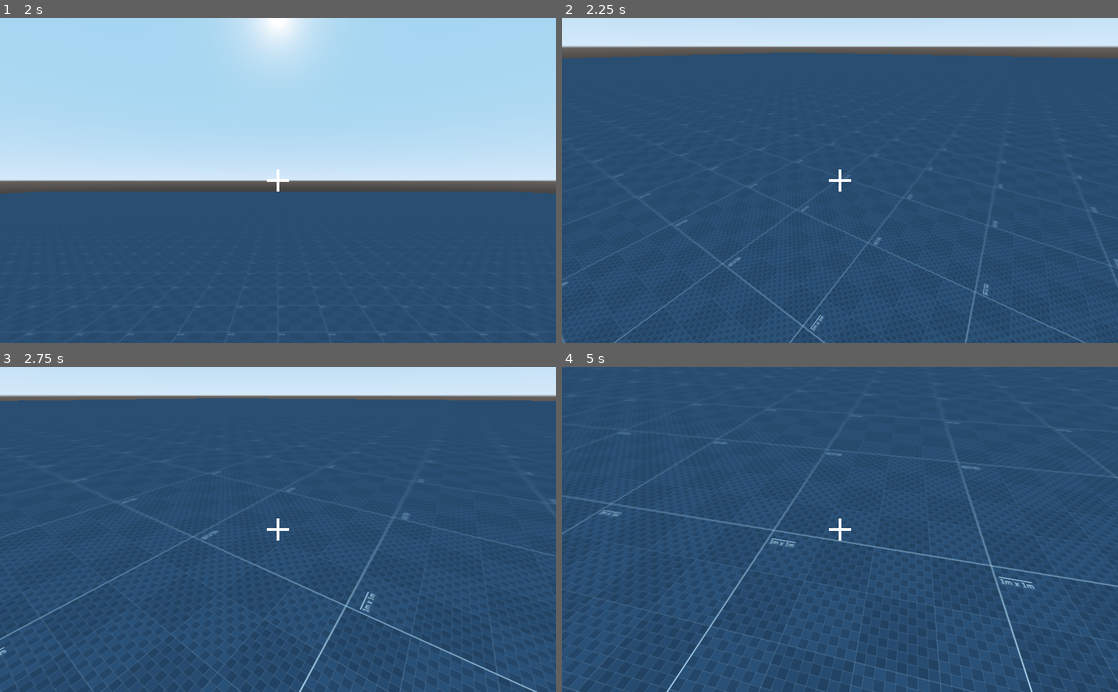
Above: before the commit, frames 1-4 (two rows, left to right).
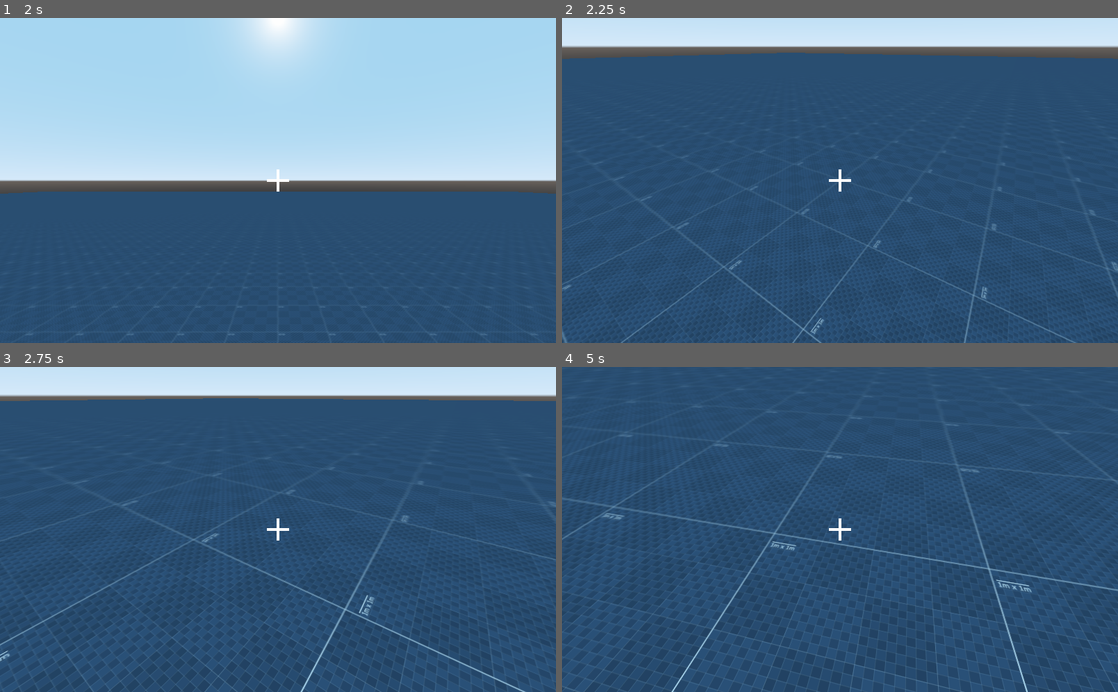
Above: after the commit, the same moments.

Repository: przemykomo/pekgame
Game: Godot game, scene res://scenes/MyScene.tscn
The game is run twice, just before and just after one commit, with the same random seed, the same clock (stepped at 60 frames per second) and the same inputs.
Inputs (mouse positions are in pixels of both pictures, inside the frame that each line leads up to):
- Up to frame 1 (2 s): click (278, 138) at 0.52 s; type "12" at 0.6 s; click "Host" at 1.25 s
- Up to frame 2 (2.25 s): move the mouse to (867, 180) at 2.02 s; hold W (up) from 2.03 s (still down); tap E (interract) at 2.1 s
- Up to frame 3 (2.75 s): keep holding W (up); tap Space (jump) at 2.27 s
- Up to frame 4 (5 s): keep holding W (up); move the mouse to (812, 529) at 2.77 s; right-click (812, 529) at 2.85 s; tap Space (jump) at 3.02, 4.52 s; tap E (interract) at 3.05, 3.6, 4.55 s; move the mouse to (851, 523) at 3.52 s; move the mouse to (834, 536) at 4.27 s; click (834, 536) at 4.35 s

Frame 1 is identical in both runs. In frame 2, 1.6% of the frame differs, in the area x 0-100%, y 10-100%; in frame 3, 2.3%; in frame 4, 3.7%, in the area x 0-100%, y 11-100%.

Commit message:
camera shake

Diff:
--- a/project.godot
+++ b/project.godot
@@ -69,6 +69,11 @@
 "events": [ Object(InputEventKey,"resource_local_to_scene":false,"resource_name":"","device":0,"alt":false,"shift":false,"control":false,"meta":false,"command":false,"pressed":false,"scancode":0,"physical_scancode":69,"unicode":0,"echo":false,"script":null)
  ]
 }
+menu={
+"deadzone": 0.5,
+"events": [ Object(InputEventKey,"resource_local_to_scene":false,"resource_name":"","device":0,"alt":false,"shift":false,"control":false,"meta":false,"command":false,"pressed":false,"scancode":0,"physical_scancode":16777217,"unicode":0,"echo":false,"script":null)
+ ]
+}
 
 [physics]
 
--- a/scenes/Player.tscn
+++ b/scenes/Player.tscn
@@ -9,6 +9,49 @@
 [sub_resource type="CapsuleShape" id=1]
 radius = 0.32
 height = 0.38
+
+[sub_resource type="Animation" id=2]
+resource_name = "Bobbing"
+length = 0.3
+tracks/0/type = "value"
+tracks/0/path = NodePath(".:translation")
+tracks/0/interp = 1
+tracks/0/loop_wrap = true
+tracks/0/imported = false
+tracks/0/enabled = true
+tracks/0/keys = {
+"times": PoolRealArray( 0, 0.2, 0.3 ),
+"transitions": PoolRealArray( 1, 1, 1 ),
+"update": 0,
+"values": [ Vector3( 1.15624e-09, 0.757, -0.326 ), Vector3( 0, 0.8, -0.326 ), Vector3( 1.15624e-09, 0.757, -0.326 ) ]
+}
+
+[sub_resource type="Animation" id=3]
+length = 0.001
+tracks/0/type = "value"
+tracks/0/path = NodePath(".:translation")
+tracks/0/interp = 1
+tracks/0/loop_wrap = true
+tracks/0/imported = false
+tracks/0/enabled = true
+tracks/0/keys = {
+"times": PoolRealArray( 0 ),
+"transitions": PoolRealArray( 1 ),
+"update": 0,
+"values": [ Vector3( 1.15624e-09, 0.757, -0.326 ) ]
+}
+tracks/1/type = "value"
+tracks/1/path = NodePath(".:rotation_degrees")
+tracks/1/interp = 1
+tracks/1/loop_wrap = true
+tracks/1/imported = false
+tracks/1/enabled = true
+tracks/1/keys = {
+"times": PoolRealArray( 0 ),
+"transitions": PoolRealArray( 1 ),
+"update": 0,
+"values": [ Vector3( 0, 0, 0 ) ]
+}
 
 [node name="Player" type="RigidBody" groups=["players"]]
 mode = 2
@@ -43,7 +86,7 @@
 material/0 = ExtResource( 2 )
 
 [node name="Camera" type="Camera" parent="Body"]
-transform = Transform( 1, 0, 7.65773e-09, 0, 1, 0, -7.65773e-09, 0, 1, 1.15624e-09, 0.757, -0.326 )
+transform = Transform( 1, 0, 0, 0, 1, 0, 0, 0, 1, 1.15624e-09, 0.757, -0.326 )
 environment = ExtResource( 4 )
 
 [node name="AimCast" type="RayCast" parent="Body/Camera"]
@@ -60,4 +103,8 @@
 sway_left = Vector3( 0, 0.2, 0 )
 sway_right = Vector3( 0, -0.2, 0 )
 
+[node name="AnimationPlayer" type="AnimationPlayer" parent="Body/Camera"]
+anims/Bobbing = SubResource( 2 )
+anims/RESET = SubResource( 3 )
+
 [connection signal="timeout" from="NetworkSyncTimer" to="." method="_on_NetworkSyncTimer_timeout"]
--- a/scripts/Player.gd
+++ b/scripts/Player.gd
@@ -16,6 +16,7 @@
 onready var hand = $Body/Camera/Hand
 onready var body = $Body
 onready var feet = $Feet
+onready var anim_play = $Body/Camera/AnimationPlayer
 export var view_sensitivity = 60.0
 export var is_on_floor = false
 var old_move_input = Vector2.ZERO
@@ -31,6 +32,9 @@
 		Input.set_mouse_mode(Input.MOUSE_MODE_CAPTURED)
 
 func _process(delta):
+	if Input.is_action_just_pressed("menu"):
+		Input.set_mouse_mode(Input.MOUSE_MODE_VISIBLE if Input.get_mouse_mode() == Input.MOUSE_MODE_CAPTURED else Input.MOUSE_MODE_CAPTURED)
+
 	if reach.is_colliding():
 		if reach.get_collider().get_name() == "Gun A":
 			weapon_to_spawn = preload("res://scenes/Gun A Model.tscn").instance()
@@ -41,7 +45,7 @@
 	else:
 		weapon_to_spawn = null
 
-	#todo: fix out of bounds and networking
+	#todo: networking
 	if hand.get_child_count() > 0:
 		if hand.get_child(0).get_name() == "Gun A Model":
 			weapon_to_drop = preload("res://scenes/Gun A.tscn").instance()
@@ -50,16 +54,8 @@
 	else:
 		weapon_to_drop = null
 
-	if Input.is_action_just_pressed("interract"):
-		if weapon_to_spawn != null:
-			if hand.get_child_count() > 0:
-				get_tree().get_current_scene().add_child(weapon_to_drop)
-				weapon_to_drop.global_transform = hand.global_transform
-				weapon_to_drop.dropped = true
-				hand.get_child(0).queue_free()
-			reach.get_collider().queue_free()
-			hand.add_child(weapon_to_spawn)
-			weapon_to_spawn.rotation = hand.rotation
+	if is_network_master() && Input.is_action_just_pressed("interract"):
+		rpc("grab_weapon")
 
 func _physics_process(delta):
 	if feet.is_colliding():
@@ -71,6 +67,8 @@
 		move_input = Input.get_vector("left","right","down","up")
 		if old_move_input != move_input:
 			rpc('update_input', move_input)
+		if move_input != Vector2.ZERO:
+			anim_play.play("Bobbing")
 
 		if mouse_input.length() > 0:
 			eyes.rotation_degrees.x -= mouse_input.y * view_sensitivity * delta;
@@ -135,6 +133,17 @@
 	grenade_instance.global_transform.origin = eyes.global_transform.origin
 	grenade_instance.linear_velocity = -eyes.global_transform.basis.z * 10
 
+sync func grab_weapon():
+	if weapon_to_spawn != null:
+		if hand.get_child_count() > 0:
+			get_tree().get_current_scene().add_child(weapon_to_drop)
+			weapon_to_drop.global_transform = hand.global_transform
+			weapon_to_drop.dropped = true
+			hand.get_child(0).queue_free()
+		reach.get_collider().queue_free()
+		hand.add_child(weapon_to_spawn)
+		weapon_to_spawn.rotation = hand.rotation
+
 master func jump():
 	if feet.is_colliding():
 		accel_multiplier = 0.1
Not shown: 1 places in scenes/Player.tscn that only renumber resources
